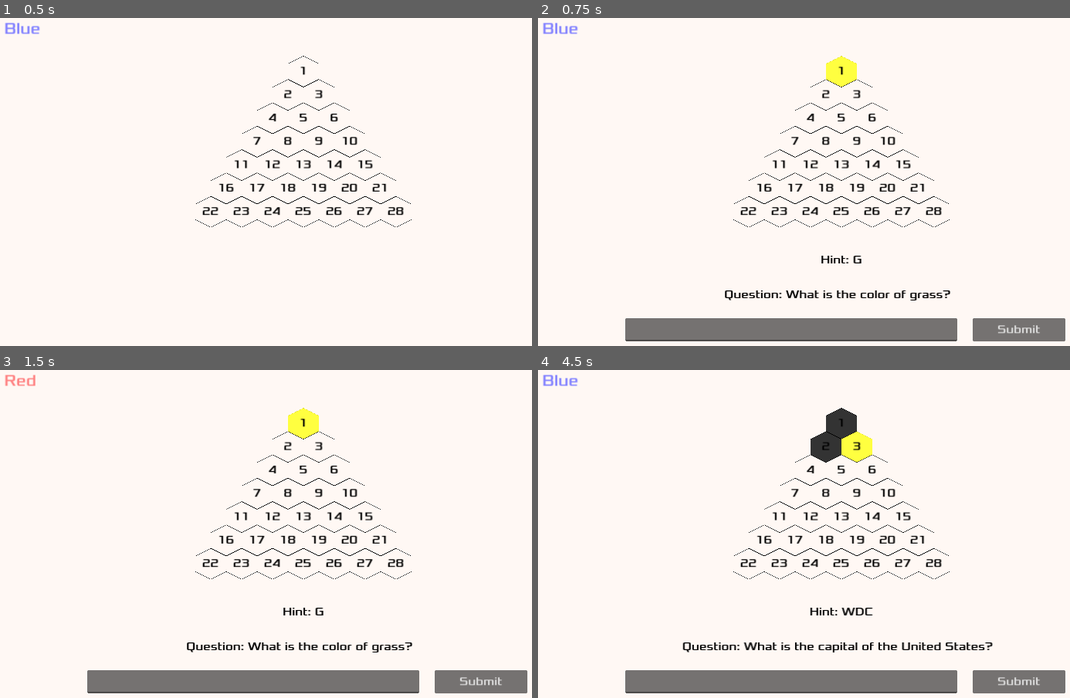
Above: before the commit, frames 1-4 (two rows, left to right).
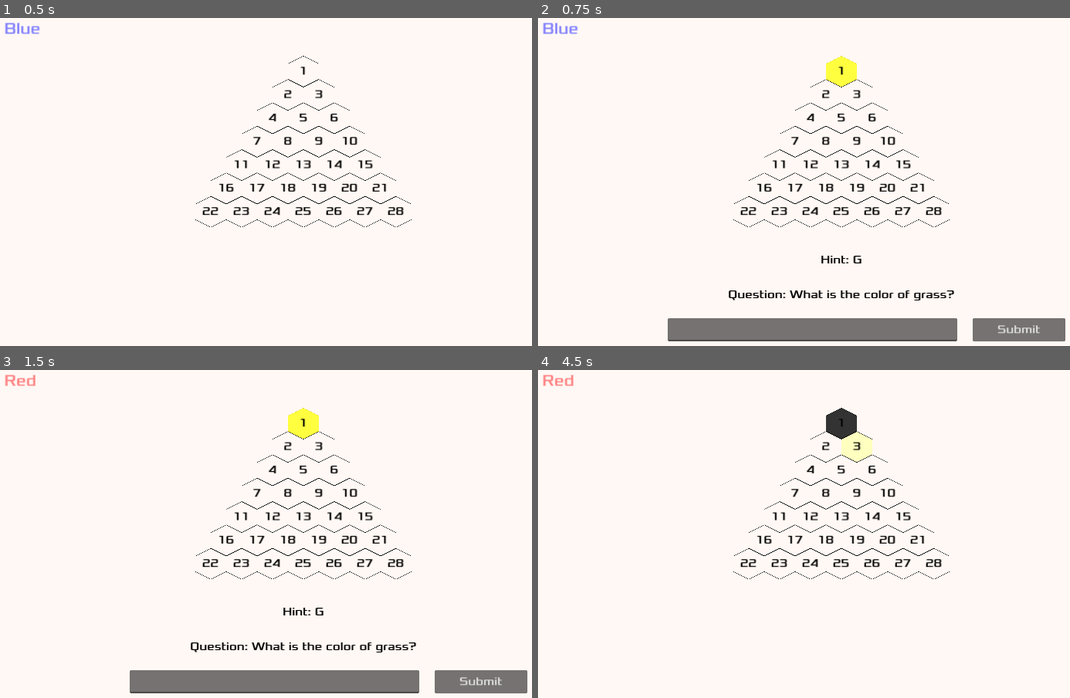
Above: after the commit, the same moments.

Repository: iggyshu/az-quiz
Game: Godot game, scene res://main.tscn
The game is run twice, just before and just after one commit, with the same random seed, the same clock (stepped at 60 frames per second) and the same inputs.
Inputs (mouse positions are in pixels of both pictures, inside the frame that each line leads up to):
- Up to frame 1 (0.5 s): no input
- Up to frame 2 (0.75 s): tap Enter at 0.5 s; move the mouse to (841, 70) at 0.52 s; click (841, 70) at 0.67 s
- Up to frame 3 (1.5 s): click "Submit" at 1.25 s
- Up to frame 4 (4.5 s): click "Submit" at 2 s; tap Space at 2.75 s; move the mouse to (825, 445) at 2.77 s; click (825, 445) at 2.92 s; click (1016, 681) at 3.5 s, where only the run before the commit has a clickable "Submit"; tap Enter at 4.25 s; move the mouse to (857, 445) at 4.27 s; click (857, 445) at 4.42 s

Frame 1 is identical in both runs. In frame 2, 1.2% of the frame differs, in the area x 16-79%, y 83-99%; in frame 3, 1.2%; in frame 4, 7.5%, in the area x 0-100%, y 1-99%.

Commit message:
main mechanics

Diff:
--- a/hexagon.gd
+++ b/hexagon.gd
@@ -33,6 +33,9 @@
 	is_selected = false
 	$TileColor.play("black")
 
+func set_selected():
+	is_selected = true
+
 func _on_mouse_entered():
 	if not is_selected:
 		$TileColor.play("yellow")
@@ -44,5 +47,4 @@
 
 func _on_input_event(viewport, event, shape_idx):
 	if (not is_selected and event is InputEventMouseButton and event.pressed):
-		is_selected = true
 		selected.emit(self)
--- a/hud.tscn
+++ b/hud.tscn
@@ -19,7 +19,7 @@
 anchor_top = 1.0
 anchor_right = 0.5
 anchor_bottom = 1.0
-offset_left = -448.0
+offset_left = -360.0
 offset_top = -80.0
 offset_right = 240.0
 offset_bottom = -32.0
@@ -33,9 +33,7 @@
 anchor_top = 1.0
 anchor_right = 1.0
 anchor_bottom = 1.0
-offset_left = -8.0
 offset_top = -144.0
-offset_right = -8.0
 offset_bottom = -102.0
 grow_horizontal = 2
 grow_vertical = 0
@@ -63,6 +61,7 @@
 text = "Submit"
 
 [node name="YesButton" type="Button" parent="."]
+visible = false
 anchors_preset = 3
 anchor_left = 1.0
 anchor_top = 1.0
@@ -80,6 +79,7 @@
 "
 
 [node name="NoButton" type="Button" parent="."]
+visible = false
 anchors_preset = 3
 anchor_left = 1.0
 anchor_top = 1.0
--- a/main.gd
+++ b/main.gd
@@ -128,8 +128,13 @@
 
 
 func _on_hex_tile_selected(hex):
+	if current_question != null:
+		# we don't want to allow players select different questions after making initial choice
+		return
+
 	current_hex = hex
 	second_attempt = false
+	hex.set_selected()
 	if not hex.is_black:
 		# empty hex, proceed to ask a regular question
 		current_question = regular_questions.pop_at(-1)
@@ -145,24 +150,26 @@
 		current_hex.set_team_color(BLUE)
 		team_tiles[BLUE].append(current_hex.value)
 
+		$HUD.show_message("Blue team claims the tile!")
+
 		if _check_path_exists(BLUE):
 			$HUD.show_message("Blue team won!")
 
 		current_team = RED
 		$HUD.set_team(RED)
-	elif team == RED:
+	else:
 		current_hex.set_team_color(RED)
 		team_tiles[RED].append(current_hex.value)
 
+		$HUD.show_message("Red team claims the tile!")
+
 		if _check_path_exists(RED):
 			$HUD.show_message("Red team won!")
 
 		current_team = BLUE
 		$HUD.set_team(BLUE)
-	else:
-		print("Uknown team!")
-
-
+
+	current_question = null
 
 
 func _parse_json(text):
@@ -177,6 +184,8 @@
 
 
 func _on_hard_question_answer(answer: bool):
+	$HUD.hide_controls()
+
 	if current_question.is_true == answer:
 		claim_hex_tile(current_team)
 	else:
@@ -185,13 +194,12 @@
 			claim_hex_tile(RED)
 		else:
 			claim_hex_tile(BLUE)
-		$HUD.hide_controls()
 
 
 func _on_regular_question_answer(answer: String):
 	if current_question.answer_text.to_lower() == answer.to_lower():
+		$HUD.hide_controls()
 		claim_hex_tile(current_team)
-		$HUD.hide_controls()
 	elif not second_attempt:
 		# if the first team answered the question incorrectly
 		# the second team has a chance to answer
